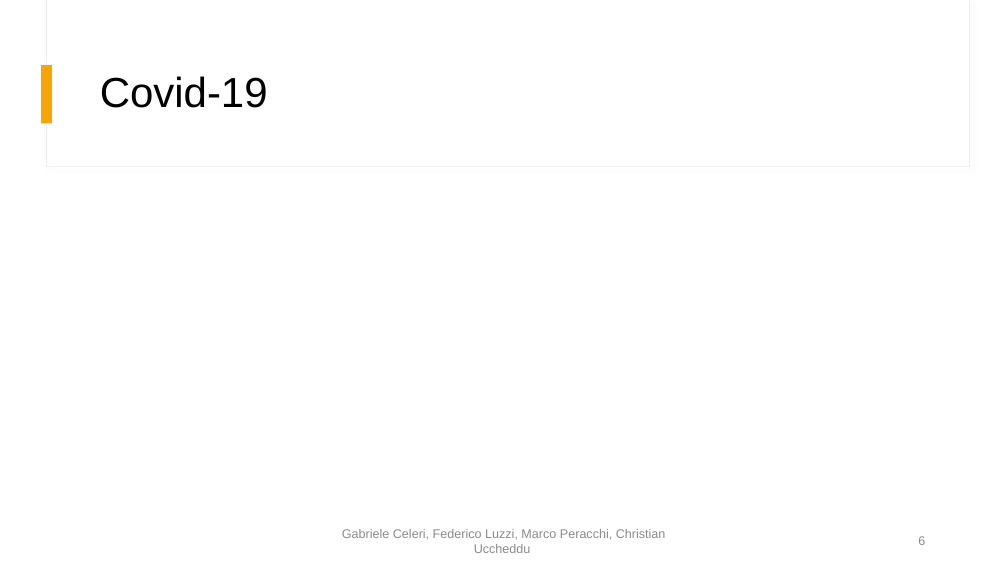
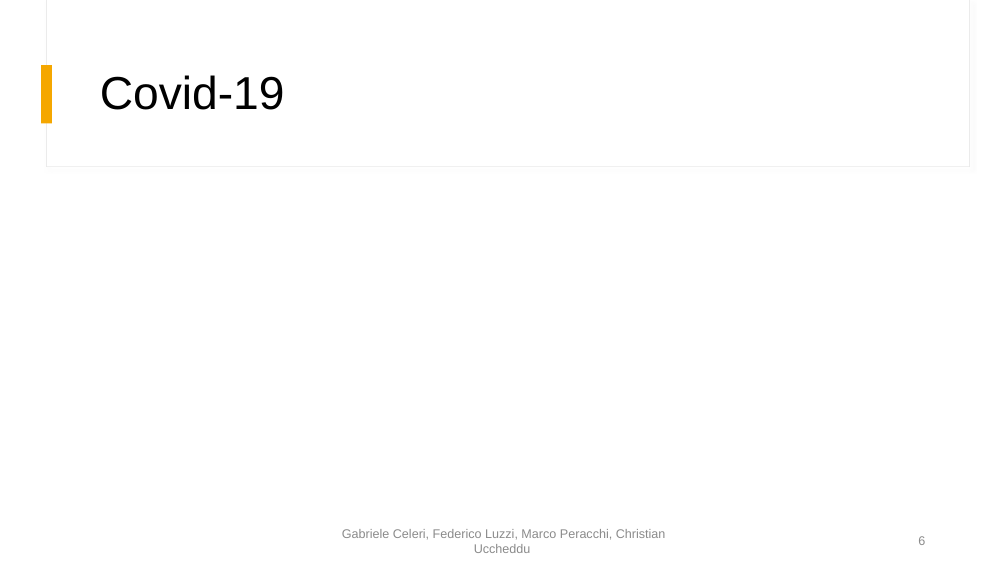
Before and after one commit to fedelux3/Youtube_trending_analysis, a slide deck: slide 6 of presentazione/presentazione.pptx. Drawn at 1008x567 pixels with LibreOffice and Linux fonts; fonts in the diff are those of the drawing. Boxes give left, top, right and bottom in pixels: in the first picture for what was removed or moved away, otherwise in the second. Text is boxed around its words. In the diff, an @@ line names an element or a change of style, - is before the commit and + after.

```diff
--- a/presentazione/presentazione.pptx
+++ b/presentazione/presentazione.pptx
@@ title "Covid-19" at bbox=[100, 75, 285, 110]: size 40 to 44 pt @@
```
Also in this commit, not shown: 10 other slides changed.
